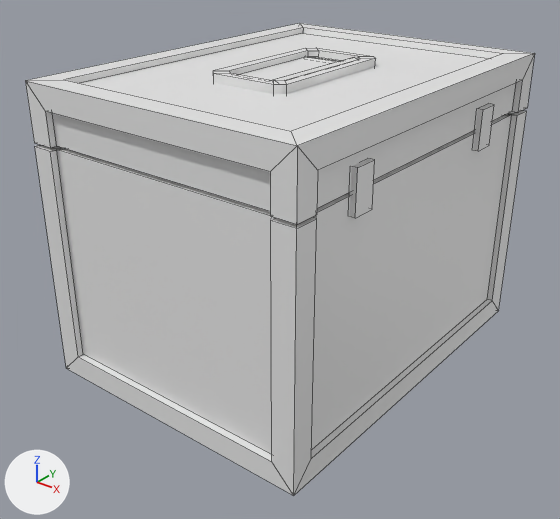
Before and after pictures for a commit that changed the FBX model Assets/Art/Assets/Caixote1.fbx.
One viewpoint serves both versions: a camera (50 mm lens) standing at (3.29, -9.2, 2.24) and looking at (0.0, -5.08, -0.32). Lighting does not change. The marker at lower left points along +X, +Y and +Z. Mesh edges are drawn as thin lines.

The first picture shows 'Caixote1'.
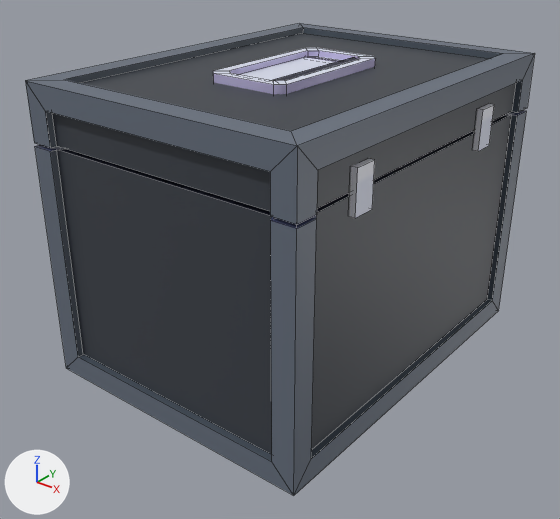
Where the change shows, as pixel boxes (x1, y1, x2, y2) in the pictures (560 x 519 px):
'Caixote1', surface changed: (25, 23, 535, 496) in both

Patch to the scene script:
```diff
--- a/Assets/Art/Assets/Caixote1.fbx.py
+++ b/Assets/Art/Assets/Caixote1.fbx.py
@@ img_gamecolors_png @@
+img_gamecolors_png = load_image('GameColors.png', 'GameColors.png', 512, 512, 'sRGB')
@@ mat_material @@
 mat_material = principled_material('Material')
-mat_material.base_color = (0.8, 0.8, 0.8)  # white #e7e7e7
+mat_material.texture = img_gamecolors_png  # with its transparency
@@ me_cube_001 @@
 me_cube_001.from_pydata(...)  # 216 vertices, 183 faces; spans x -1.1..1.1, y -1.45..1.45, z -1.1..1.11
 # used by ob_caixote1; location = (0.0, -4.871, 0.0)
+# me_cube_001 part 1: texture (UV) coordinates of 183 of 183 faces, centred in x -1.1..1.1, y -1.45..1.45, z -1.1..1.11, changed; they spanned u 0.12..1.0, v 0.0..1.0 and now span u 0.51..0.99, v 0.01..0.98
 me_cube_001.materials.append(mat_material)
```
